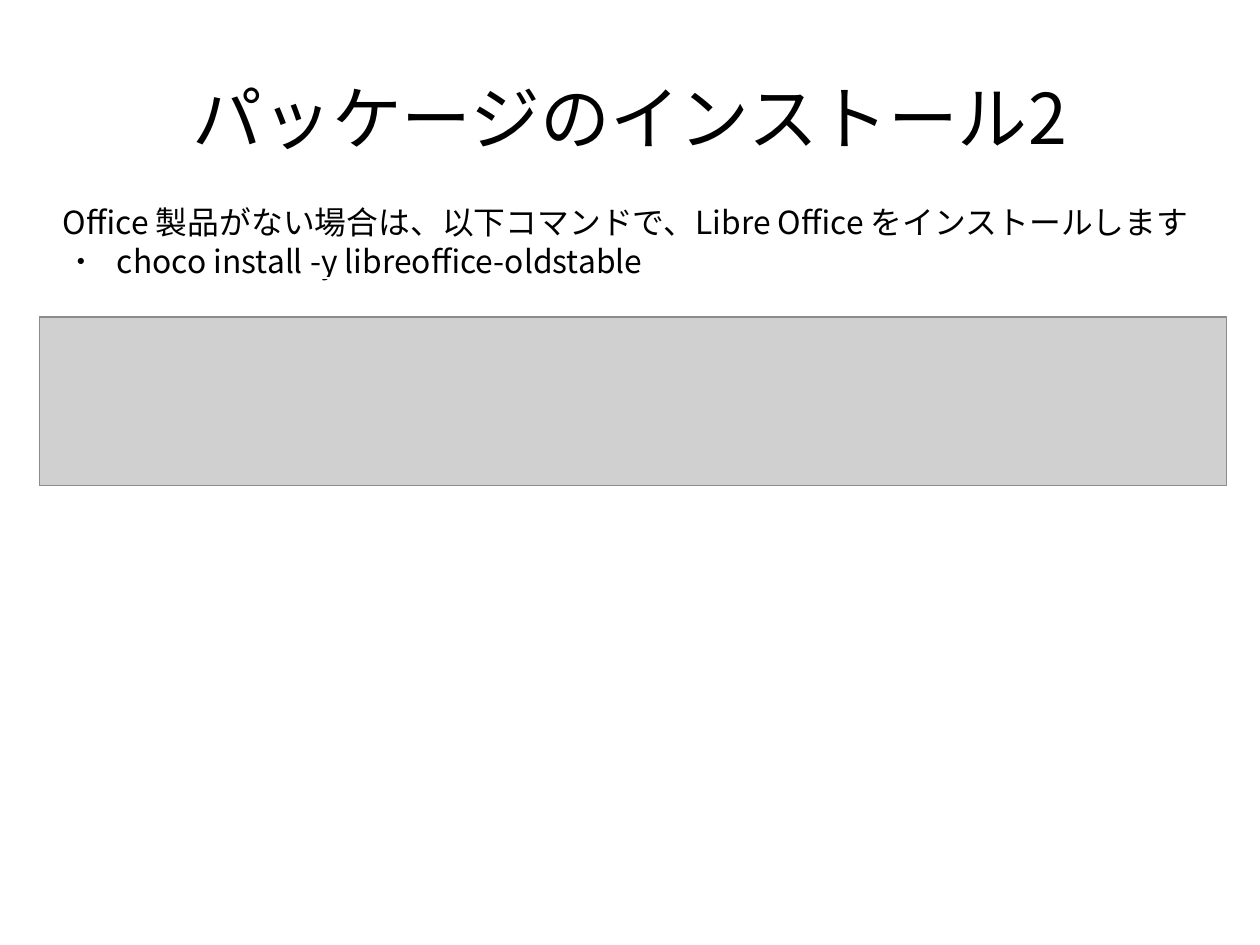
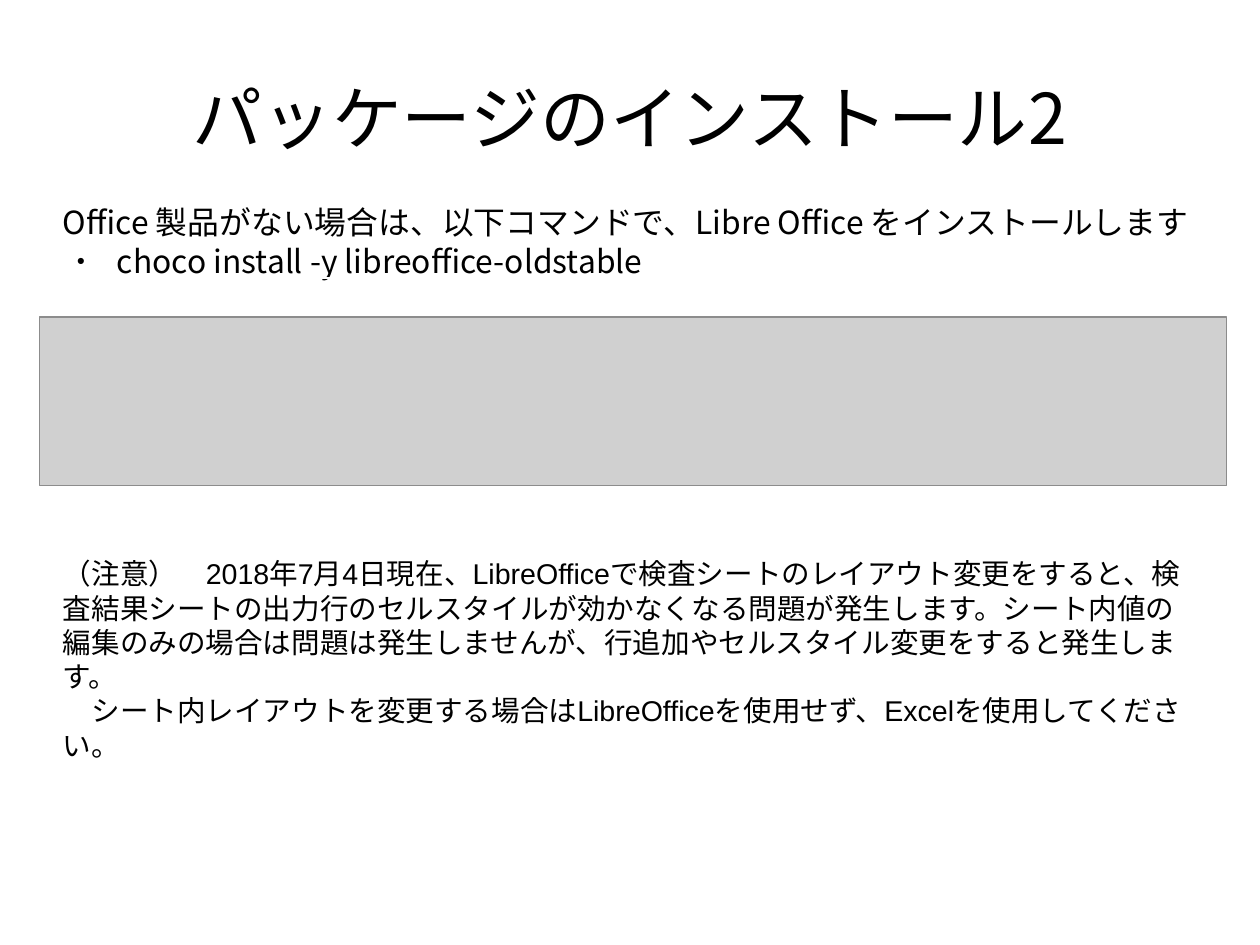
Before and after one commit to frsw3nr/gradle-server-acceptance, a slide deck: slide 12 of docs/jp/tutorial_test_pc.pptx. Drawn at 1260x945 pixels with LibreOffice and Linux fonts; fonts in the diff are those of the drawing; grey boxes stand for pictures. Boxes give left, top, right and bottom in pixels: in the first picture for what was removed or moved away, otherwise in the second. Text is boxed around its words. In the diff, an @@ line names an element or a change of style, - is before the commit and + after.

```diff
--- a/docs/jp/tutorial_test_pc.pptx
+++ b/docs/jp/tutorial_test_pc.pptx
@@ text added at <box>63,559,1182,758</box>, 18 pt, text #000000 @@
+（注意） 2018年7月4日現在、LibreOfficeで検査シートのレイアウト変更をすると、検査結果シートの出力行のセルスタイルが効かなくなる問題が発生します。シート内値の編集のみの場合は問題は発生しませんが、行追加やセルスタイル変更をすると発生します。
+シート内レイアウトを変更する場合はLibreOfficeを使用せず、Excelを使用してください。
```
Also in this commit, not shown: 19 other slides changed, 4 slides added, 5 slides removed, 17 other files.
